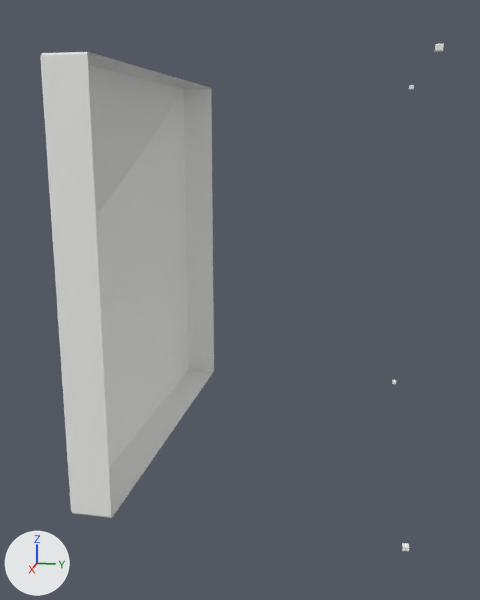
Two versions of the glTF model models/mrsim/ShadeCanopy.glb, one commit apart.
Camera for both pictures: a 50 mm camera at (5.39, -0.32, 1.04) aimed at (0.05, -1.39, -0.29). Arrows for +X, +Y and +Z are at lower left; the lights stay in place. The picture after the commit comes second. Vertices at exactly the same position are counted once.

Script lines for the objects in view, before the commit:
```python
me_mesh_0 = bpy.data.meshes.new('Mesh_0')
me_mesh_0.from_pydata(...)  # 504 vertices, 967 faces; spans x -1.52..1.52, y -2.99..0.0, z -1.52..1.52
me_mesh_0.materials.append(mat_material_0)  # white #f3f3f1
ob_mesh_0 = bpy.data.objects.new('Mesh_0', me_mesh_0)
ob_mesh_0.location = (0.0, 0.0, 0.0)
```
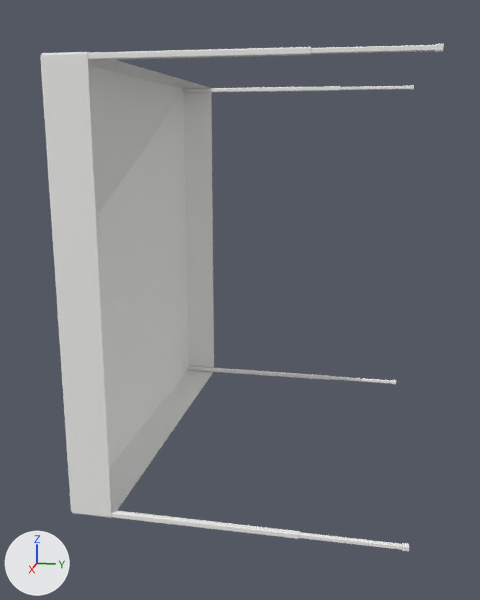
Diff of the bpy script that builds the scene:
```diff
--- a/models/mrsim/ShadeCanopy.glb.py
+++ b/models/mrsim/ShadeCanopy.glb.py
@@ me_mesh_0 @@
 # used by ob_mesh_0; location = (0.0, 0.0, 0.0)
-me_mesh_0.from_pydata(...)  # 504 vertices, 967 faces; spans x -1.52..1.52, y -2.99..0.0, z -1.52..1.52
+me_mesh_0.from_pydata(...)  # 888 vertices, 1702 faces; spans x -1.52..1.52, y -2.99..0.0, z -1.52..1.52
+# me_mesh_0 part 1: the loose piece of 48 vertices spanning x 1.48..1.52, y -0.04..0.0, z -1.52..-1.48 is copied, and the copy is scaled about its middle by (1, 38.7, 1), then moved by (0.0, -1.47, 0.0); it spans x 1.48..1.52, y -2.27..-0.7, z -1.52..-1.48
+# me_mesh_0 part 2: the loose piece of 48 vertices spanning x 1.48..1.52, y -0.04..0.0, z -1.52..-1.48 is copied, and the copy is scaled about its middle by (0.75, 18.8, 0.75), then moved by (0.0, -0.37, 0.0); it spans x 1.49..1.52, y -0.77..-0.01, z -1.52..-1.49
+# me_mesh_0 part 3: the loose piece of 48 vertices spanning x -1.52..-1.48, y -0.04..0.0, z -1.52..-1.48 is copied, and the copy is scaled about its middle by (1, 38.7, 1), then moved by (0.0, -1.47, 0.0); it spans x -1.52..-1.48, y -2.27..-0.7, z -1.52..-1.48
+# me_mesh_0 part 4: the loose piece of 48 vertices spanning x -1.52..-1.48, y -0.04..0.0, z -1.52..-1.48 is copied, and the copy is scaled about its middle by (0.75, 18.8, 0.75), then moved by (0.0, -0.37, 0.0); it spans x -1.51..-1.48, y -0.77..-0.01, z -1.52..-1.49
+# me_mesh_0 part 5: the loose piece of 48 vertices spanning x 1.48..1.52, y -0.04..0.0, z 1.48..1.52 is copied, and the copy is scaled about its middle by (1, 38.7, 1), then moved by (0.0, -1.47, 0.0); it spans x 1.48..1.52, y -2.27..-0.7, z 1.48..1.52
+# me_mesh_0 part 6: the loose piece of 48 vertices spanning x 1.48..1.52, y -0.04..0.0, z 1.48..1.52 is copied, and the copy is scaled about its middle by (0.75, 18.8, 0.75), then moved by (0.0, -0.37, 0.0); it spans x 1.49..1.52, y -0.77..-0.01, z 1.48..1.51
+# me_mesh_0 part 7: the loose piece of 48 vertices spanning x -1.52..-1.48, y -0.04..0.0, z 1.48..1.52 is copied, and the copy is scaled about its middle by (1, 38.7, 1), then moved by (0.0, -1.47, 0.0); it spans x -1.52..-1.48, y -2.27..-0.7, z 1.48..1.52
+# me_mesh_0 part 8: the loose piece of 48 vertices spanning x -1.52..-1.48, y -0.04..0.0, z 1.48..1.52 is copied, and the copy is scaled about its middle by (0.75, 18.8, 0.75), then moved by (0.0, -0.37, 0.0); it spans x -1.51..-1.48, y -0.77..-0.01, z 1.48..1.51
+# other edits to the shape of me_mesh_0 do not show in these pictures
 me_mesh_0.materials.append(mat_material_0)
```

Location of each change, [x1, y1, x2, y2] in pixels of the pictures (480 x 600 px):
part 1 of me_mesh_0, added: after [111, 510, 300, 539]
part 2 of me_mesh_0, added: after [299, 532, 403, 550]
part 3 of me_mesh_0, added: after [189, 366, 330, 380]
part 4 of me_mesh_0, added: after [330, 376, 392, 384]
part 5 of me_mesh_0, added: after [87, 47, 311, 60]
part 6 of me_mesh_0, added: after [311, 45, 436, 54]
part 7 of me_mesh_0, added: after [184, 86, 340, 93]
part 8 of me_mesh_0, added: after [340, 86, 409, 90]
